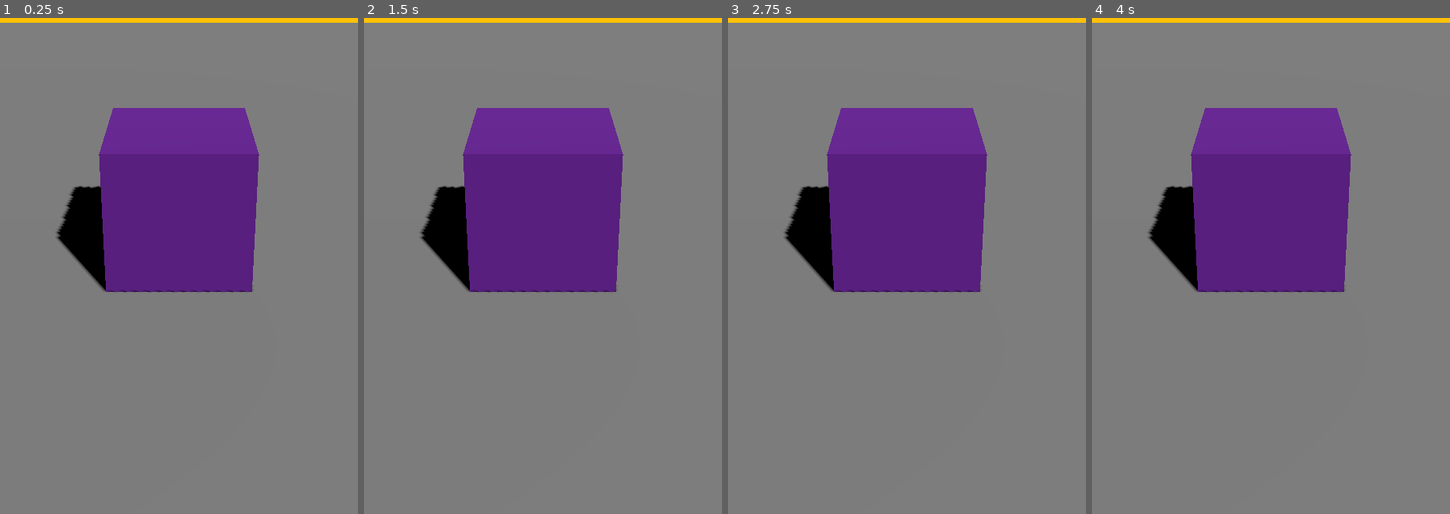
Above: before the commit, frames 1-4 (left to right).
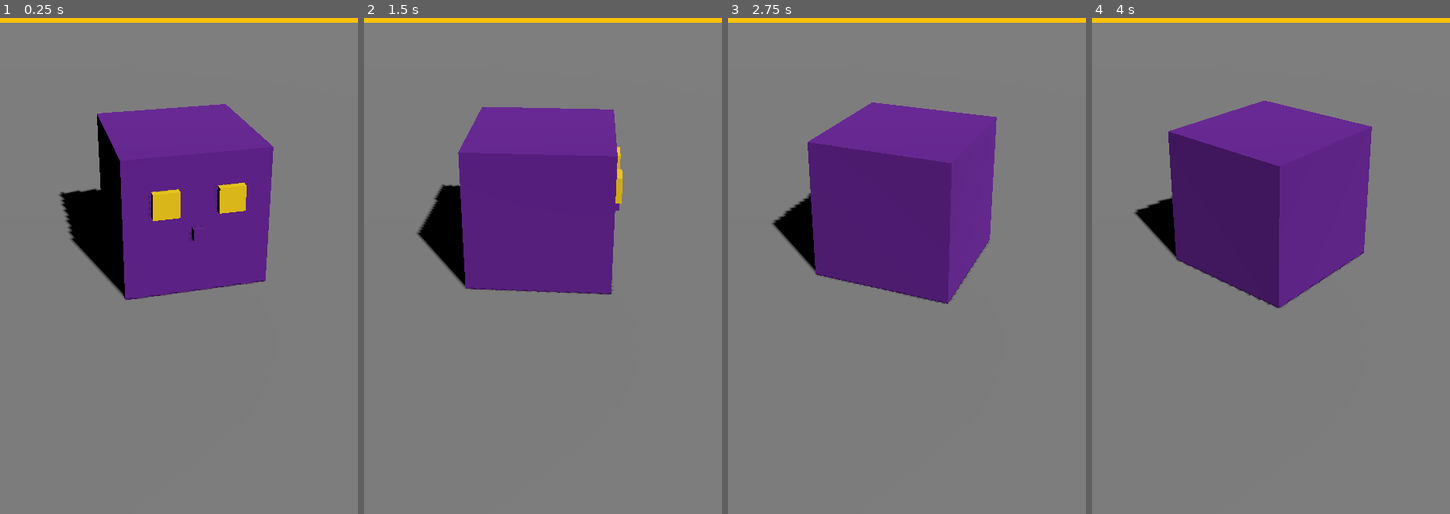
Above: after the commit, the same moments.

Repository: dbc00perdev/cubelings_build
Game: Godot game, scene res://scenes/Main.tscn
Two runs of this game, one before a commit and one after it. Both use one fixed random seed, a clock stepped at 60 frames per second and the inputs below.
Inputs:
- Up to frame 1 (0.25 s): no input
- Up to frame 2 (1.5 s): no input
- Up to frame 3 (2.75 s): no input
- Up to frame 4 (4 s): no input

The runs differ from the first frame. In frame 1, 5.2% of the frame differs, in the area x 15-77%, y 17-57%; in frame 2, 1.2%; in frame 3, 3.8%; in frame 4, 12%, in the area x 11-79%, y 16-59%.

Commit message:
Turn the purple cube into the first Cubeling
Adds canon mascot anatomy (yellow eyes, purple nose) per
docs/06_DECISION_LOG.md and a tiny spin script so AB can write
her first GDScript by tweaking one number.

- scenes/Main.tscn: PurpleCube -> Cubeling (Node3D parent) with
  Body, LeftEye, RightEye, Nose children. Eyes #FFD60A, nose #6A1B9A.
- scripts/cubeling_spin.gd: rotate_y(spin_speed * delta), with
  @export speed knob AB can change in the Inspector.

https://claude.ai/code/session_01Loi61C9pLzKXCvoe94idvs

Diff:
--- a/scenes/Main.tscn
+++ b/scenes/Main.tscn
@@ -1,9 +1,20 @@
-[gd_scene load_steps=4 format=3 uid="uid://cubelingsmainscene"]
+[gd_scene load_steps=9 format=3 uid="uid://cubelingsmainscene"]
+
+[ext_resource type="Script" path="res://scripts/cubeling_spin.gd" id="1_spin"]
 
 [sub_resource type="StandardMaterial3D" id="StandardMaterial3D_purple"]
 albedo_color = Color(0.4156, 0.10588, 0.6039, 1)
 
+[sub_resource type="StandardMaterial3D" id="StandardMaterial3D_yellow"]
+albedo_color = Color(1, 0.83922, 0.03922, 1)
+
 [sub_resource type="BoxMesh" id="BoxMesh_cube"]
+
+[sub_resource type="BoxMesh" id="BoxMesh_eye"]
+size = Vector3(0.18, 0.18, 0.05)
+
+[sub_resource type="BoxMesh" id="BoxMesh_nose"]
+size = Vector3(0.08, 0.08, 0.05)
 
 [sub_resource type="PlaneMesh" id="PlaneMesh_ground"]
 size = Vector2(20, 20)
@@ -22,7 +33,25 @@
 [node name="Ground" type="MeshInstance3D" parent="."]
 mesh = SubResource("PlaneMesh_ground")
 
-[node name="PurpleCube" type="MeshInstance3D" parent="."]
+[node name="Cubeling" type="Node3D" parent="."]
 transform = Transform3D(1, 0, 0, 0, 1, 0, 0, 0, 1, 0, 0.5, 0)
+script = ExtResource("1_spin")
+
+[node name="Body" type="MeshInstance3D" parent="Cubeling"]
 mesh = SubResource("BoxMesh_cube")
 material_override = SubResource("StandardMaterial3D_purple")
+
+[node name="LeftEye" type="MeshInstance3D" parent="Cubeling"]
+transform = Transform3D(1, 0, 0, 0, 1, 0, 0, 0, 1, -0.22, 0.18, 0.525)
+mesh = SubResource("BoxMesh_eye")
+material_override = SubResource("StandardMaterial3D_yellow")
+
+[node name="RightEye" type="MeshInstance3D" parent="Cubeling"]
+transform = Transform3D(1, 0, 0, 0, 1, 0, 0, 0, 1, 0.22, 0.18, 0.525)
+mesh = SubResource("BoxMesh_eye")
+material_override = SubResource("StandardMaterial3D_yellow")
+
+[node name="Nose" type="MeshInstance3D" parent="Cubeling"]
+transform = Transform3D(1, 0, 0, 0, 1, 0, 0, 0, 1, 0, -0.05, 0.525)
+mesh = SubResource("BoxMesh_nose")
+material_override = SubResource("StandardMaterial3D_purple")
--- /dev/null
+++ b/scripts/cubeling_spin.gd
@@ -0,0 +1,12 @@
+extends Node3D
+
+# How fast the Cubeling spins.
+# Try changing this number!
+#   1   = slow gentle spin
+#   5   = fast spin
+#   0   = no spin
+#  -1   = spins the OTHER way
+@export var spin_speed: float = 1.0
+
+func _process(delta):
+	rotate_y(spin_speed * delta)
